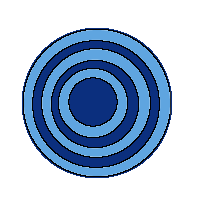
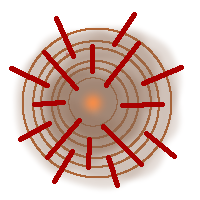
Comparing the layer stacks of the two (200, 200) images. Changes:
showed "Wormhole2" over [9, 12, 184, 188]
showed "glow #1" over [11, 22, 184, 192]
showed "orange border", painted on it over [9, 12, 184, 192]
hid "outline" over [22, 28, 172, 178]
hid "color" over [23, 29, 171, 177]
